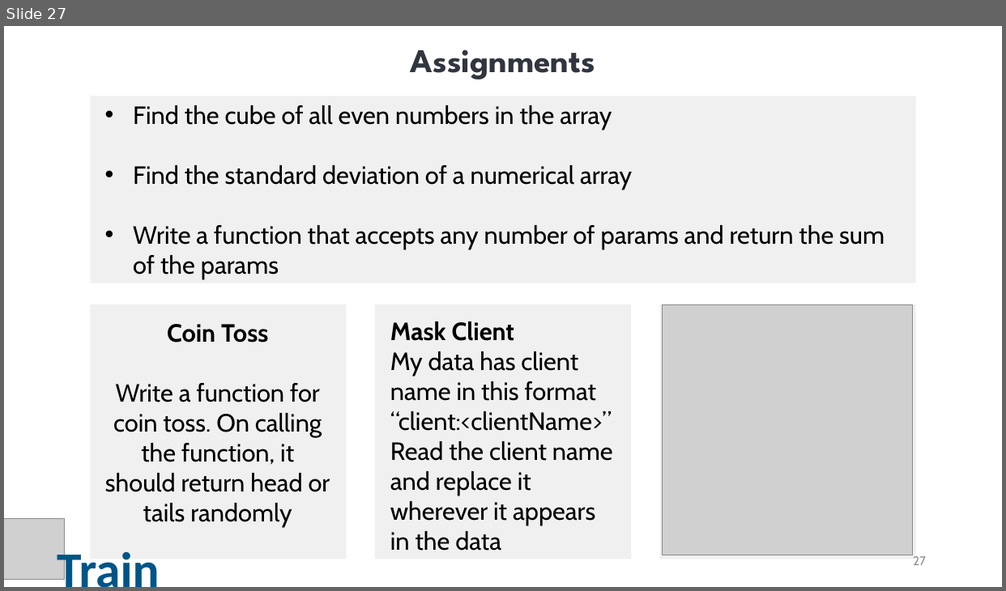
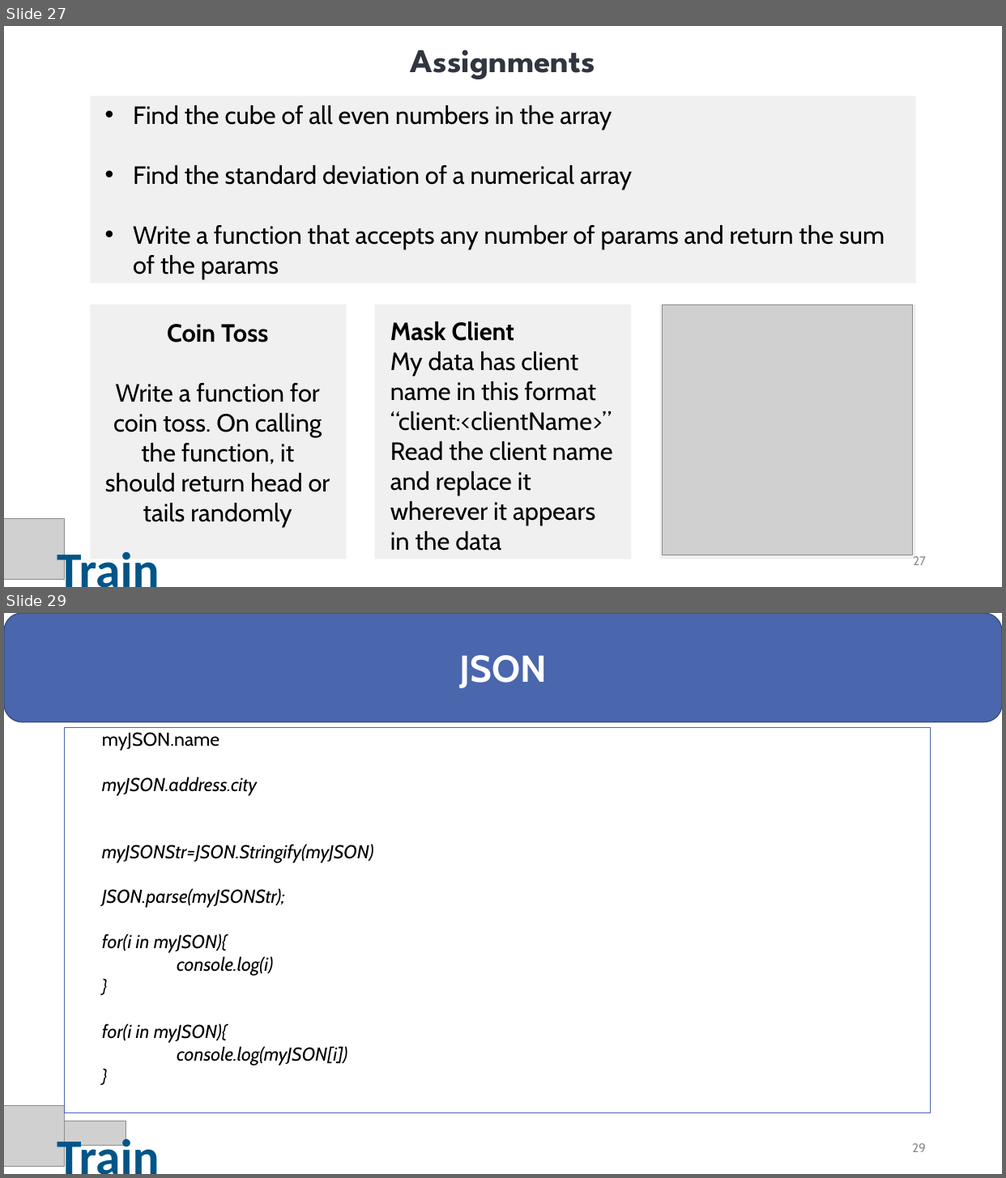
Before and after one commit to sesh86/HTML_CSS, a slide deck: iTrain - JS.pptx. Shown one above the other, each under a label of ours: slide 27 before the commit, slides 27 and 29 after it; the slides between them are not shown. The pictures are 1006x591 and 1006x1178 pixels, drawn with LibreOffice and Linux fonts; fonts in the diff are those of the drawing; grey boxes stand for pictures. Boxes give left, top, right and bottom in pixels: in the first picture for what was removed or moved away, otherwise in the second. Text is boxed around its words. In the diff, an @@ line names an element or a change of style, - is before the commit and + after.

```diff
--- a/iTrain - JS.pptx
+++ b/iTrain - JS.pptx
@@ slide 29 added at [4,613,1002,1174], background #FFFFFF @@
@@ rounded rectangle added at [4,613,1002,722], fill #4A66AC, outline #374B7F 1 pt, 36 pt, text #FFFFFF, bold @@
+JSON
@@ rectangle added at [65,727,931,1113], outline #4A66AC 0.75 pt, 18 pt, text #000000, italic @@
+  myJSON.name
+  myJSON.address.city
+  myJSONStr=JSON.Stringify(myJSON)
+  JSON.parse(myJSONStr);
+  for(i in myJSON){
+  console.log(i)
+  }
+  for(i in myJSON){
+  console.log(myJSON[i])
+  }
@@ picture added at [4,1106,65,1167] @@
@@ picture added at [42,1122,126,1145] @@
@@ text added at [57,1132,159,1174], 48 pt, text #005588, bold @@
+Train
@@ page number added at [912,1144,926,1152], 12 pt, text #8C8C8C @@
+29
```
Also in this commit, not shown: 1 other slide added, 2 other files.
